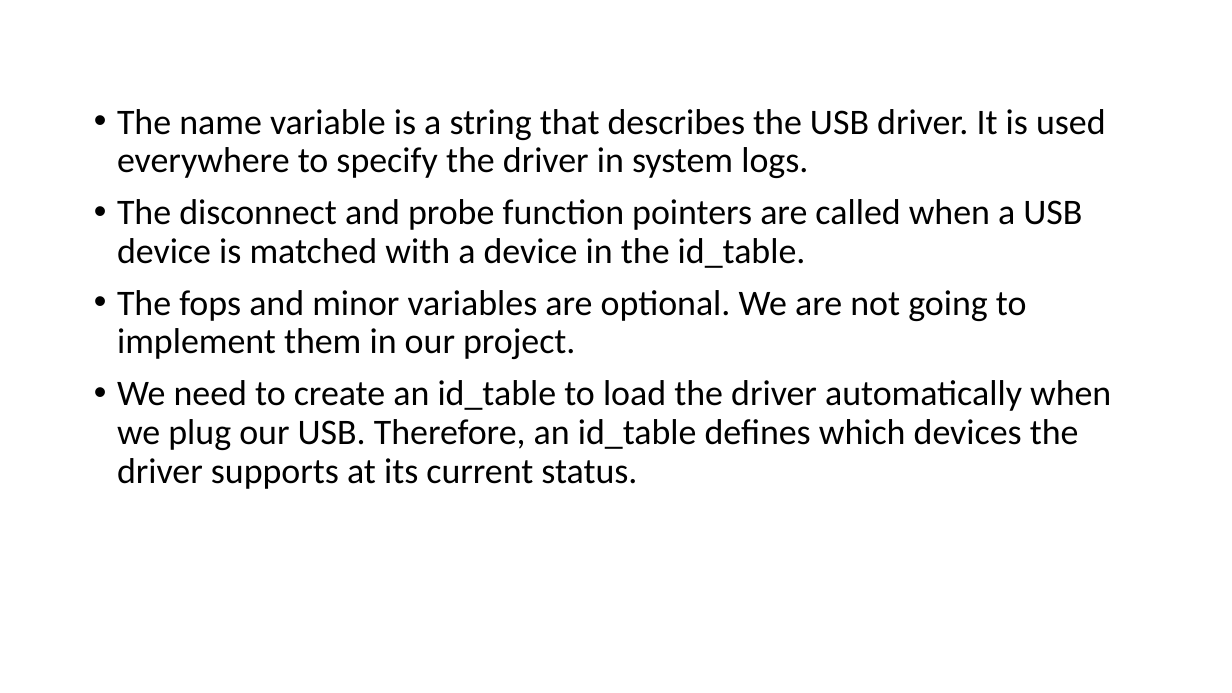
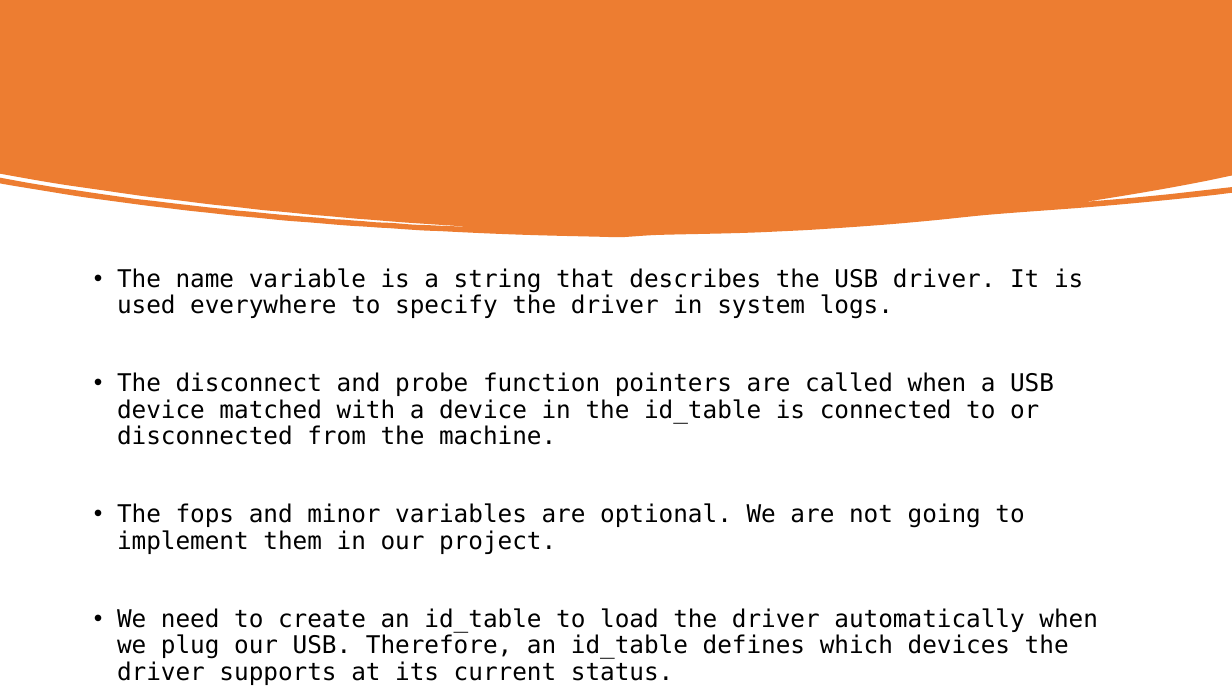
Before and after one commit to hasancpp/CS350-Operating-Systems-Project, a slide deck: slide 8 of progress_report.pptx. Drawn at 1232x693 pixels with LibreOffice and Linux fonts; fonts in the diff are those of the drawing. Boxes give left, top, right and bottom in pixels: in the first picture for what was removed or moved away, otherwise in the second. Text is boxed around its words. In the diff, an @@ line names an element or a change of style, - is before the commit and + after.

```diff
--- a/progress_report.pptx
+++ b/progress_report.pptx
@@ freeform shape added at [0, 0, 1232, 238], fill #ED7D31 @@
@@ text "The name variable is a ...": place and size @@
-text "The name variable is a ..." at [117, 109, 1111, 489]
+text "The name variable is a ..." at [117, 268, 1098, 685]
@@ text at [117, 268, 1098, 685]: size 28 to 19 pt, font Calibri to DejaVu Sans Mono in "The name variable is a string that ...", "The fops and minor variables are optional. ...", "We need to create an id_table to ..." @@
@@ text at [117, 372, 1054, 445]: text changed; size 28 to 19 pt; font Calibri to DejaVu Sans Mono @@
-• The disconnect and probe function pointers are called when a USB device is matched with a device in the id_table.
+• The disconnect and probe function pointers are called when a USB device matched with a device in the id_table is connected to or disconnected from the machine.
```
Also in this commit, not shown: 4 other slides changed.
